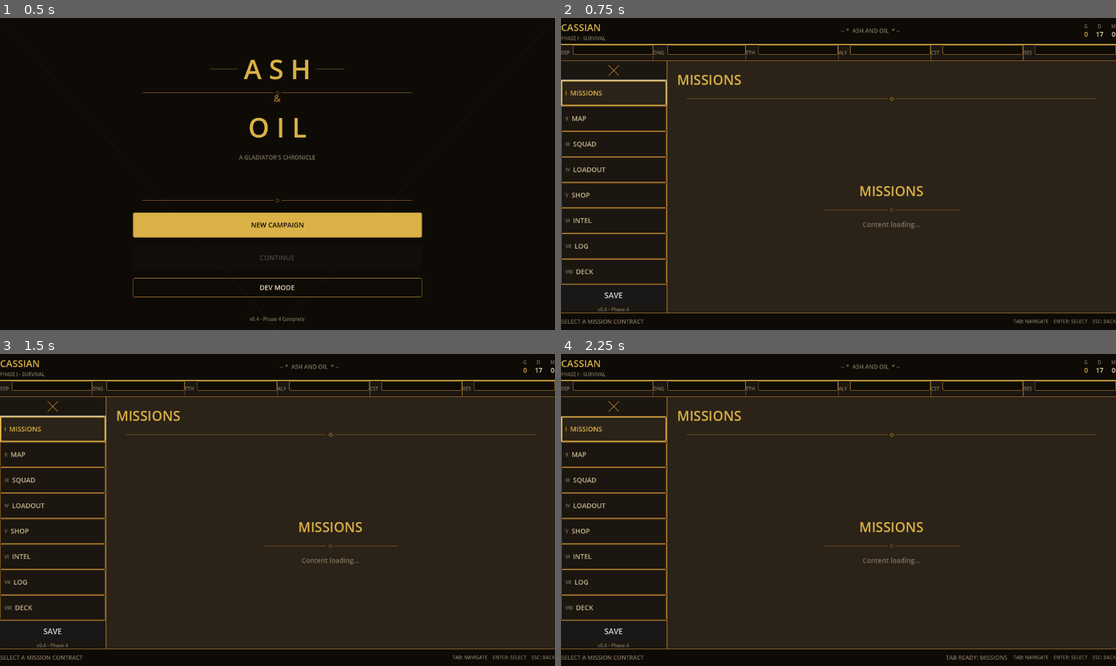
Above: before the commit, frames 1-4 (two rows, left to right).
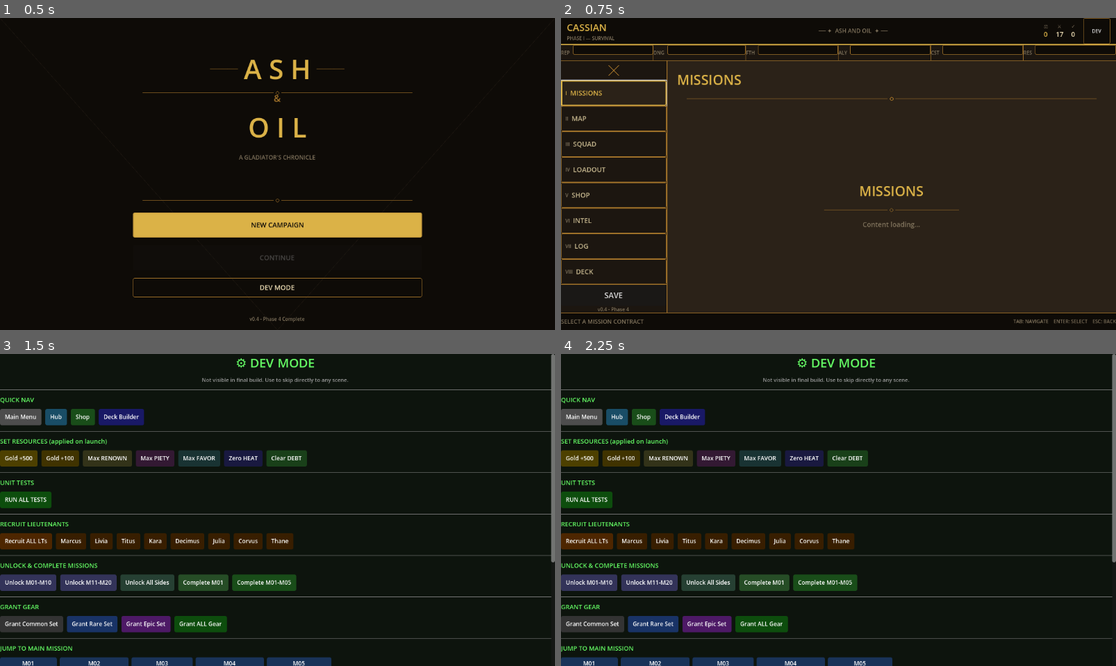
Above: after the commit, the same moments.

Repository: StoveGodCooks/ash-oil
Game: Godot game, scene res://scenes/Main.tscn
Same seed, same stepped clock (60 frames per second), same inputs: the game is played once before the commit and once after it.
Inputs (mouse positions are in pixels of both pictures, inside the frame that each line leads up to):
- Up to frame 1 (0.5 s): no input
- Up to frame 2 (0.75 s): click "NEW CAMPAIGN" at 0.5 s
- Up to frame 3 (1.5 s): click (538, 366) at 1.25 s, where only the run after the commit has a clickable "DEV"
- Up to frame 4 (2.25 s): click (616, 428) at 2.02 s

Frame 1 is identical in both runs. In frame 2, 0.4% of the frame differs, in the area x 0-100%, y 0-9%; in frame 3, 75%; in frame 4, 75%, in the area x 0-100%, y 0-100%.

Commit message:
style: Batch 2B — top bar shell and live stats

Diff:
--- a/scripts/ui/MainHub.gd
+++ b/scripts/ui/MainHub.gd
@@ -166,13 +166,20 @@
 
 
 func _build_top_bar() -> void:
+	var pad := MarginContainer.new()
+	pad.size_flags_vertical = Control.SIZE_EXPAND_FILL
+	pad.add_theme_constant_override("margin_left", 12)
+	pad.add_theme_constant_override("margin_right", 12)
+	top_bar.add_child(pad)
+
 	var row := HBoxContainer.new()
 	row.size_flags_vertical = Control.SIZE_EXPAND_FILL
 	row.add_theme_constant_override("separation", 0)
-	top_bar.add_child(row)
+	pad.add_child(row)
 
 	var left_col := VBoxContainer.new()
 	left_col.custom_minimum_size = Vector2(200, 0)
+	left_col.size_flags_vertical = Control.SIZE_EXPAND_FILL
 	left_col.alignment = BoxContainer.ALIGNMENT_CENTER
 	left_col.add_theme_constant_override("separation", 2)
 	row.add_child(left_col)
@@ -191,23 +198,37 @@
 
 	var center_col := VBoxContainer.new()
 	center_col.size_flags_horizontal = Control.SIZE_EXPAND_FILL
+	center_col.size_flags_vertical = Control.SIZE_EXPAND_FILL
 	center_col.alignment = BoxContainer.ALIGNMENT_CENTER
 	row.add_child(center_col)
 
 	top_bar_masthead_label = Label.new()
 	top_bar_masthead_label.horizontal_alignment = HORIZONTAL_ALIGNMENT_CENTER
-	top_bar_masthead_label.text = "-- *  ASH AND OIL  * --"
+	top_bar_masthead_label.text = "── ✦  ASH AND OIL  ✦ ──"
 	top_bar_masthead_label.add_theme_font_size_override("font_size", UITheme.FONT_SIZE_CAPTION)
 	top_bar_masthead_label.add_theme_color_override("font_color", UITheme.CLR_MUTED)
 	center_col.add_child(top_bar_masthead_label)
 
 	var right_col := HBoxContainer.new()
+	right_col.size_flags_vertical = Control.SIZE_EXPAND_FILL
+	right_col.alignment = BoxContainer.ALIGNMENT_CENTER
 	right_col.add_theme_constant_override("separation", 16)
 	row.add_child(right_col)
 
-	top_gold_value_label = _make_top_stat(right_col, "G", UITheme.CLR_GOLD)
-	top_deck_value_label = _make_top_stat(right_col, "D", UITheme.CLR_VELLUM)
-	top_completed_value_label = _make_top_stat(right_col, "M", UITheme.CLR_VELLUM)
+	top_gold_value_label = _make_top_stat(right_col, "⚖", UITheme.CLR_GOLD)
+	top_deck_value_label = _make_top_stat(right_col, "⚔", UITheme.CLR_VELLUM)
+	top_completed_value_label = _make_top_stat(right_col, "✓", UITheme.CLR_VELLUM)
+
+	if OS.is_debug_build():
+		var dev_btn := Button.new()
+		dev_btn.text = "DEV"
+		dev_btn.custom_minimum_size = Vector2(56, 28)
+		dev_btn.add_theme_font_size_override("font_size", UITheme.FONT_SIZE_FINE)
+		dev_btn.add_theme_stylebox_override("normal", UITheme.btn_secondary())
+		dev_btn.add_theme_stylebox_override("hover", UITheme.btn_secondary_hover())
+		dev_btn.add_theme_stylebox_override("pressed", UITheme.btn_active())
+		dev_btn.pressed.connect(_on_dev_pressed)
+		right_col.add_child(dev_btn)
 
 
 func _build_meters_strip() -> void:
@@ -569,13 +590,13 @@
 	var phase := str(GameState.story_phase).strip_edges().to_upper()
 	match phase:
 		"SURVIVAL":
-			return "PHASE I - SURVIVAL"
+			return "PHASE I — SURVIVAL"
 		"HOPE":
-			return "PHASE II - HOPE"
+			return "PHASE II — HOPE"
 		"RESISTANCE":
-			return "PHASE III - RESISTANCE"
+			return "PHASE III — RESISTANCE"
 		_:
-			return "PHASE - %s" % phase
+			return "PHASE — %s" % phase
 
 
 func _update_nav_states() -> void:
